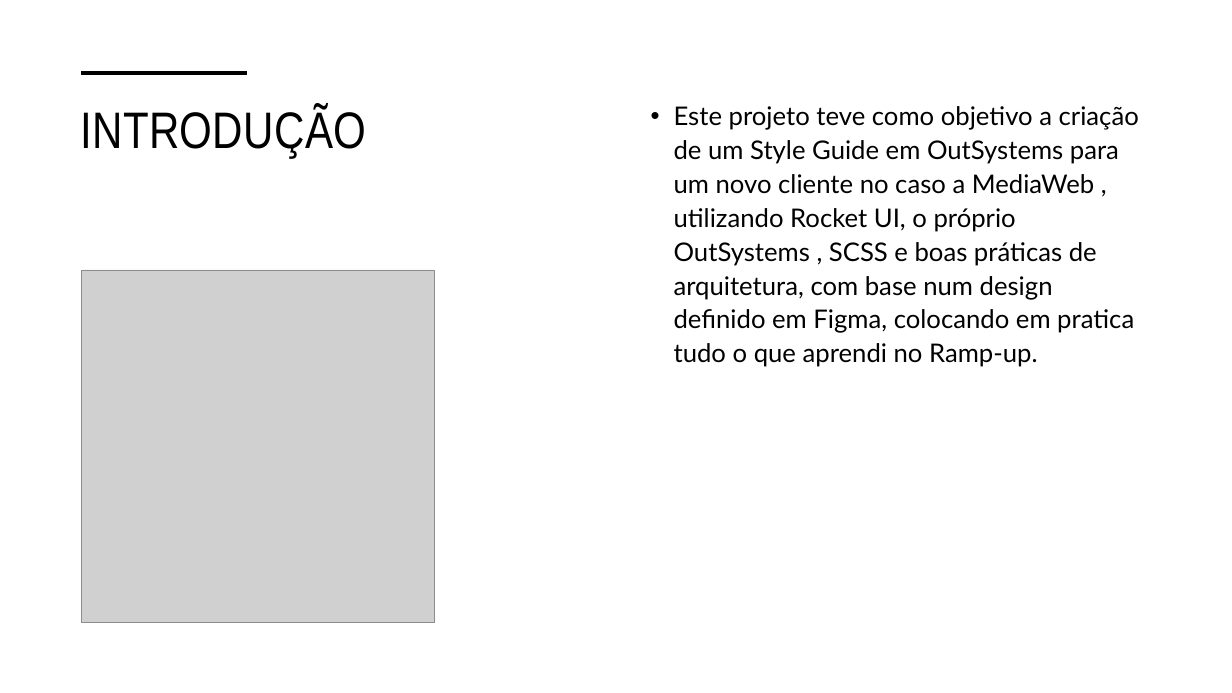
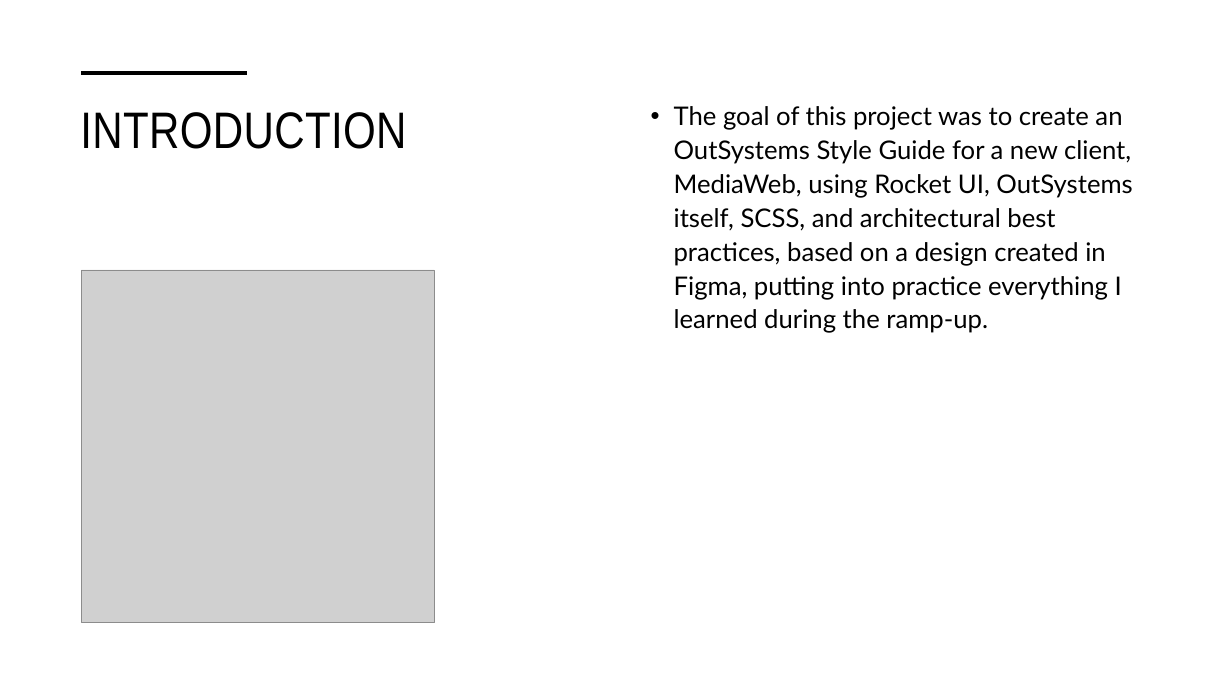
Before and after one commit to DiogoRibeiroMediaWeb/FinalProjectScss, a slide deck: slide 2 of Final Presentation.pptx. Drawn at 1232x693 pixels with LibreOffice and Linux fonts; fonts in the diff are those of the drawing; grey boxes stand for pictures. Boxes give left, top, right and bottom in pixels: in the first picture for what was removed or moved away, otherwise in the second. Text is boxed around its words. In the diff, an @@ line names an element or a change of style, - is before the commit and + after.

```diff
--- a/Final Presentation.pptx
+++ b/Final Presentation.pptx
@@ title at (x1=80, y1=112, x2=406, y2=149): text changed @@
-INTRODUÇÃO
+INTRODUCTION
@@ text at (x1=674, y1=106, x2=1132, y2=333): text changed @@
-• Este projeto teve como objetivo a criação de um Style Guide em OutSystems para um novo cliente no caso a MediaWeb , utilizando Rocket UI, o próprio OutSystems , SCSS e boas práticas de arquitetura, com base num design definido em Figma, colocando em pratica tudo o que aprendi no Ramp-up.
+• The goal of this project was to create an OutSystems Style Guide for a new client, MediaWeb, using Rocket UI, OutSystems itself, SCSS, and architectural best practices, based on a design created in Figma, putting into practice everything I learned during the ramp-up.
```
Also in this commit, not shown: 7 other slides changed, 8 slides added, 1 slide removed, 7 other files.
